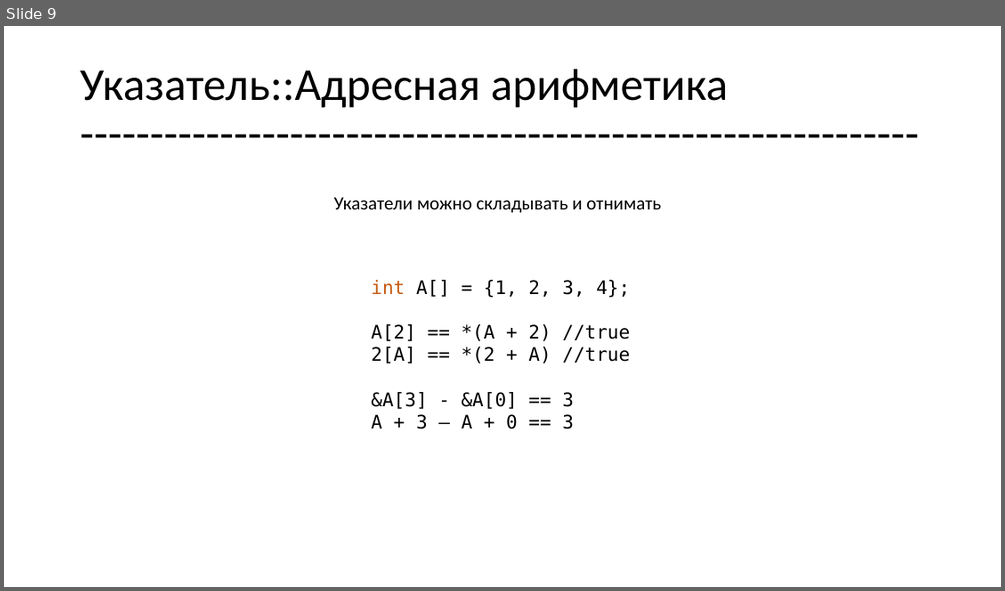
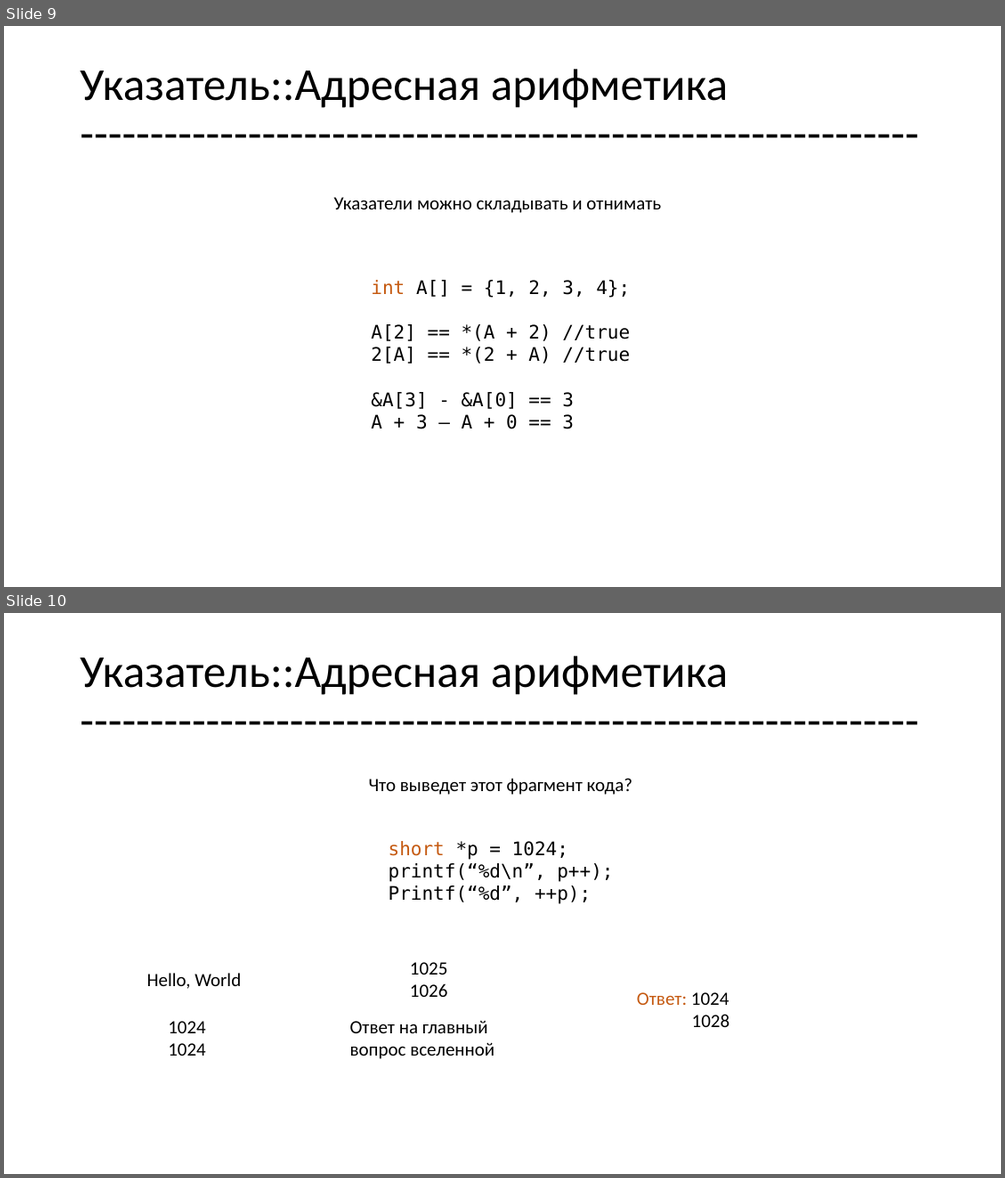
Before and after one commit to geeknik96/CLec, a slide deck: lec3/lec3.pptx. Shown one above the other, each under a label of ours: slide 9 before the commit, slides 9 and 10 after it. The pictures are 1005x591 and 1005x1178 pixels, drawn with LibreOffice and Linux fonts; fonts in the diff are those of the drawing. Boxes give left, top, right and bottom in pixels: in the first picture for what was removed or moved away, otherwise in the second. Text is boxed around its words. In the diff, an @@ line names an element or a change of style, - is before the commit and + after.

```diff
--- a/lec3/lec3.pptx
+++ b/lec3/lec3.pptx
@@ slide 10 added at [4, 613, 1001, 1174], background #FFFFFF @@
@@ title added at [80, 656, 728, 695], 44 pt, text #000000 @@
+Указатель::Адресная арифметика
+------------------------------------------------------------
@@ text added at [369, 778, 632, 795], 18 pt, text #000000 @@
+Что выведет этот фрагмент кода?
@@ text added at [388, 841, 613, 904], 18 pt, text #000000 @@
+short *p = 1024;
+printf(“%d\n”, p++);
+Printf(“%d”, ++p);
@@ text added at [147, 973, 241, 989], 18 pt, text #000000 @@
+Hello, World
@@ text added at [410, 962, 448, 997], 18 pt, text #000000 @@
+1025
+1026
@@ text added at [637, 992, 730, 1027], 18 pt, text #000000 @@
+Ответ: 1024
+1028
@@ text added at [168, 1021, 206, 1055], 18 pt, text #000000 @@
+1024
+1024
@@ text added at [350, 1021, 494, 1059], 18 pt, text #000000 @@
+Ответ на главный вопрос вселенной
```
Also in this commit, not shown: 1 slide changed, 15 other slides added, 22 other files.
